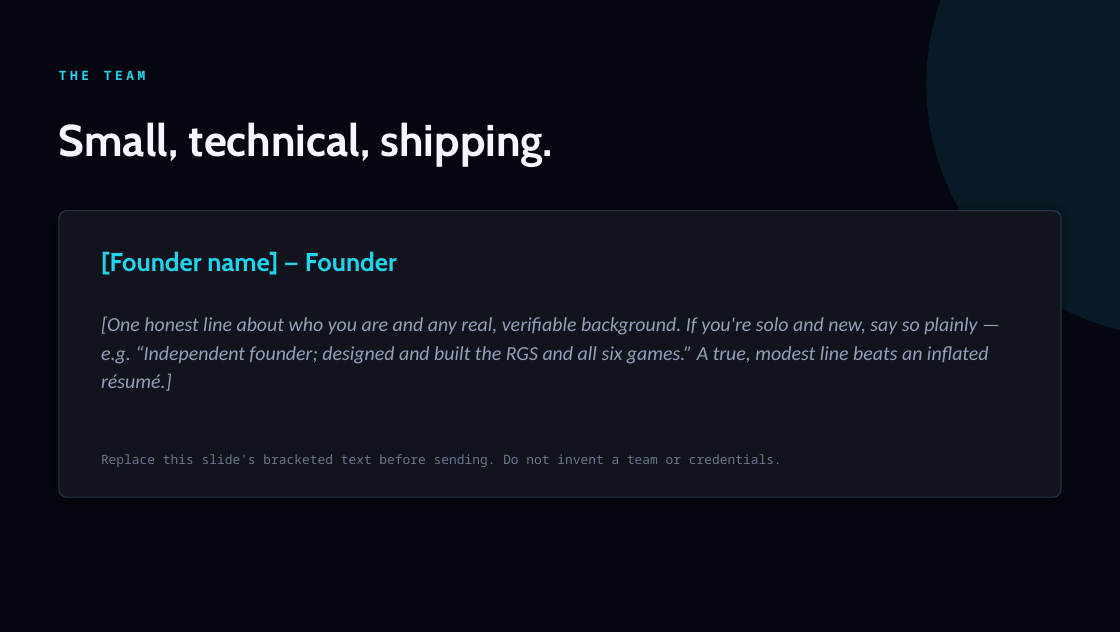
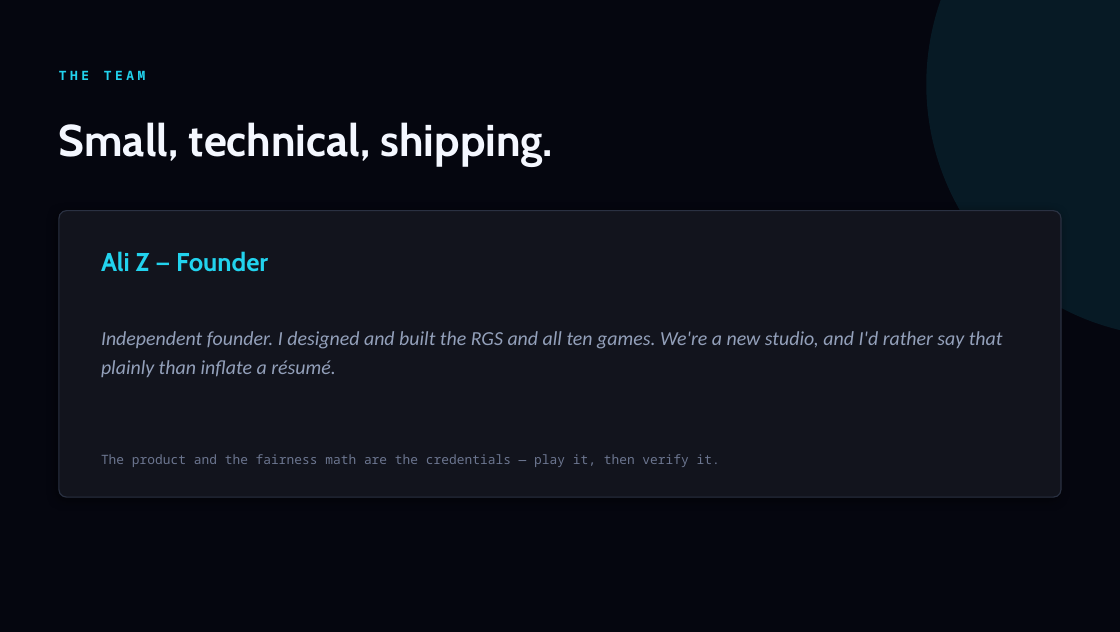
Before and after one commit to itsalizee/clutch-rgs-demo, a slide deck: slide 7 of outreach/programs/Clutch-Studios-Deck.pptx. Drawn at 1120x632 pixels with LibreOffice and Linux fonts; fonts in the diff are those of the drawing. Boxes give left, top, right and bottom in pixels: in the first picture for what was removed or moved away, otherwise in the second. Text is boxed around its words. In the diff, an @@ line names an element or a change of style, - is before the commit and + after.

```diff
--- a/outreach/programs/Clutch-Studios-Deck.pptx
+++ b/outreach/programs/Clutch-Studios-Deck.pptx
@@ text at (101,251,268,272): text changed @@
-[Founder name] — Founder
+Ali Z — Founder
@@ text at (101,331,1003,377): text changed @@
-[One honest line about who you are and any real, verifiable background. If you're solo and new, say so plainly — e.g. “Independent founder; designed and built the RGS and all six games.” A true, modest line beats an inflated résumé.]
+Independent founder. I designed and built the RGS and all ten games. We're a new studio, and I'd rather say that plainly than inflate a résumé.
@@ text at (101,454,720,467): text changed @@
-Replace this slide's bracketed text before sending. Do not invent a team or credentials.
+The product and the fairness math are the credentials — play it, then verify it.
```
Also in this commit, not shown: 6 other slides changed, 17 other files.
